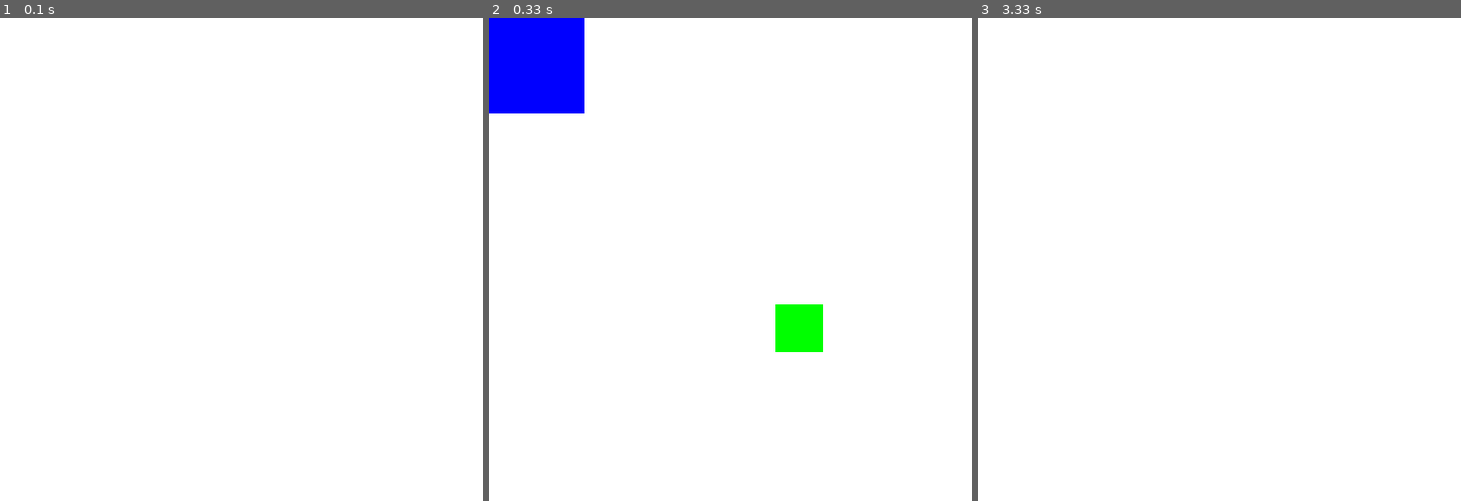
Above: before the commit, frames 1-3 (left to right).
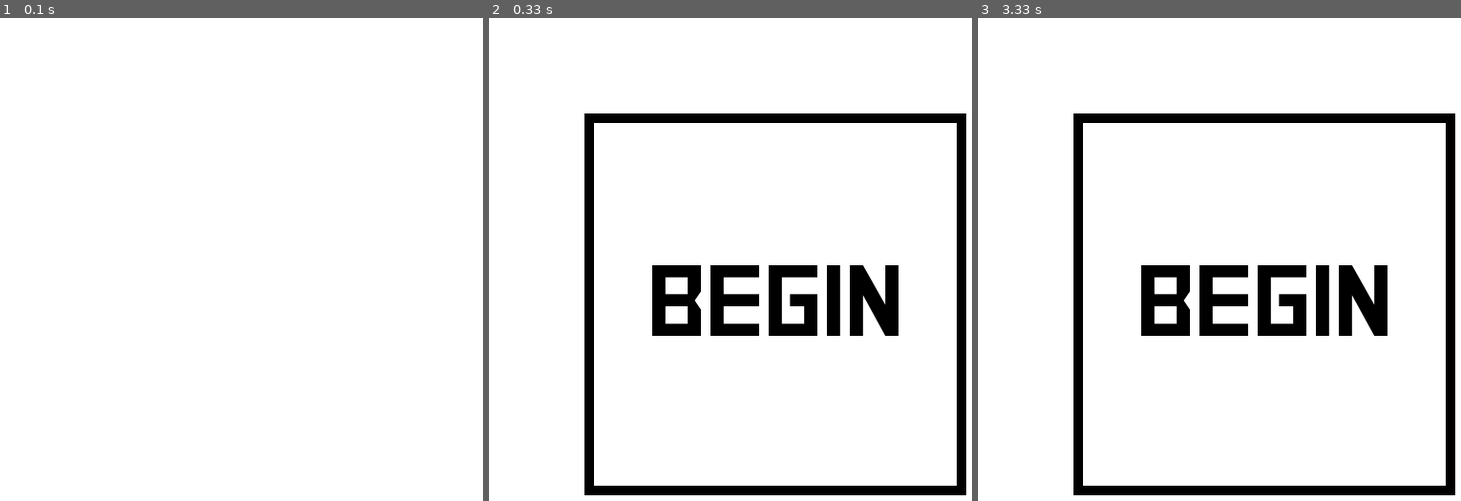
Above: after the commit, the same moments.

Repository: AndyyTaylor/Yr12Major
Game: pygame game, started from main.py
The game is run twice, just before and just after one commit, with the same random seed, the same clock (stepped at 60 frames per second) and the same inputs.
Inputs:
- Up to frame 1 (0.1 s): no input
- Up to frame 2 (0.33 s): no input
- Up to frame 3 (3.33 s): no input

Frame 1 is identical in both runs. In frame 2, 15% of the frame differs, in the area x 0-99%, y 0-99%; in frame 3, 11%.

Commit message:
Placeholder menu

Diff:
--- a/src/config.py
+++ b/src/config.py
@@ -1,8 +1,10 @@
-" Congig "
+import os
+dir_path = os.path.dirname(os.path.realpath(__file__)).replace("src", "")
 
 # pylint: disable=C0326
 WHITE = (255, 255, 255)
 BLUE  = (  0,   0, 255)
+BLACK = (  0,   0,   0)
 
 SCREEN_WIDTH = 600
 SCREEN_HEIGHT = 600
--- a/src/states/MainMenu.py
+++ b/src/states/MainMenu.py
@@ -13,8 +13,10 @@
 
         self.total_time = 0
         self.elements = [
-            Rectangle(0, 0, 100, 100, config.BLUE),
-            Button(300, 300, 50, 50, lambda: self.parent.change_state("IntroGroup"))
+            Button(100, 100, 400, 400,
+                   config.BLACK, config.WHITE,
+                   "Begin", config.BLACK,
+                   lambda: self.parent.change_state("IntroGroup"))
         ]
 
     def on_init(self):
@@ -34,7 +36,7 @@
 
         if self.total_time > 3000:
             print("Clicking button")
-            self.elements[1].on_click()
+            # self.elements[1].on_click()
 
     def on_render(self, screen):
         for elem in self.elements:
--- a/src/ui/Button.py
+++ b/src/ui/Button.py
@@ -1,18 +1,34 @@
 import pygame
 
+from .. import config
 from .UIElement import UIElement
 
 class Button(UIElement):
-    def __init__(self, x, y, w, h, callback):   # pylint: disable=R0913
+    def __init__(self, x, y, w, h, back_col, front_col, text, text_col, callback):   # pylint: disable=R0913
         super().__init__(x, y, w, h)
 
         self.callback = callback
+        self.back_col = back_col
+        self.front_col = front_col
+        self.border_width = 10
+        self.text = text
+        self.text_col = text_col
+
+        self.font = pygame.font.Font('%s/data/fonts/%s' % (config.dir_path, 'Square.ttf'), 106)
+        self.rendered_text = self.font.render(self.text, True, self.text_col)
 
     def on_update(self, elapsed):
         pass
 
     def on_render(self, screen):
-        pygame.draw.rect(screen, (0, 255, 0), self.get_rect())
+        pygame.draw.rect(screen, self.back_col, self.get_rect())
+        pygame.draw.rect(screen, self.front_col, (
+            self.x + self.border_width, self.y + self.border_width,
+            self.w - self.border_width * 2, self.h - self.border_width * 2))
+
+        t_w, t_h = self.font.size(self.text)
+        screen.blit(self.rendered_text, self.get_adj_center(t_w / 2, t_h / 2))
+
 
     def on_click(self):
         self.callback()
--- a/src/ui/UIElement.py
+++ b/src/ui/UIElement.py
@@ -20,3 +20,9 @@
 
     def get_rect(self):
         return (self.x, self.y, self.w, self.h)
+
+    def get_center(self):
+        return (self.x + self.w / 2, self.y + self.h / 2)
+
+    def get_adj_center(self, x_off, y_off):
+        return (self.x + self.w / 2 - x_off, self.y + self.h / 2 - y_off)
Binary file added: data/fonts/Square.ttf
